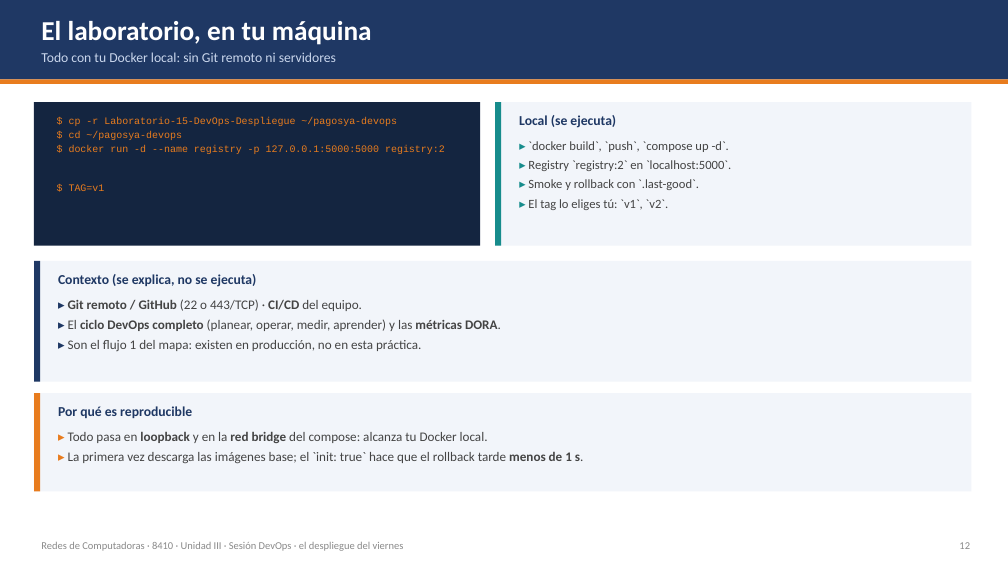
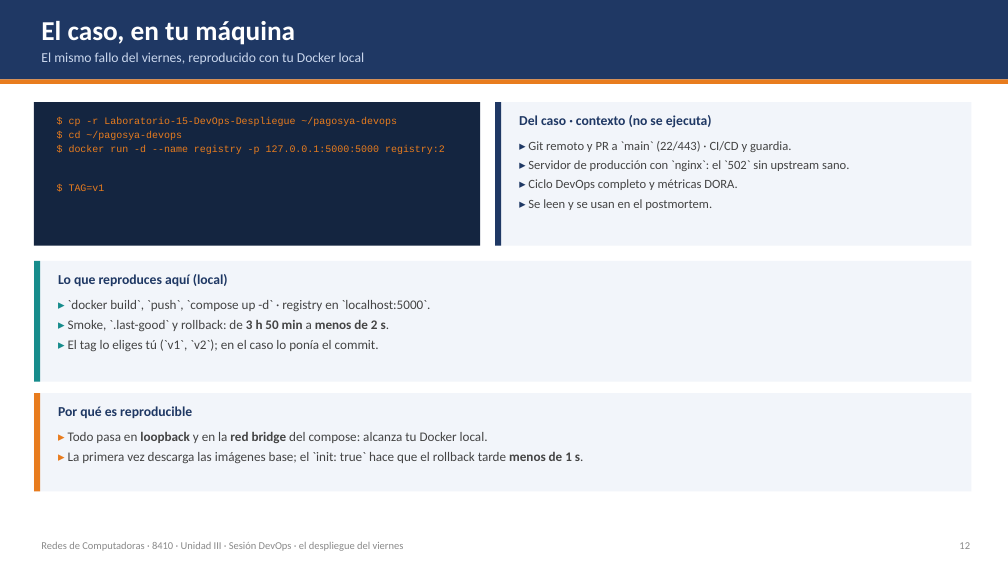
Before and after one commit to isacioutp/redes-de-computadoras-utp, a slide deck: slide 12 of Teoria-DevOps-Despliegue.pptx. Drawn at 1008x567 pixels with LibreOffice and Linux fonts; fonts in the diff are those of the drawing. Boxes give left, top, right and bottom in pixels: in the first picture for what was removed or moved away, otherwise in the second. Text is boxed around its words. In the diff, an @@ line names an element or a change of style, - is before the commit and + after.

```diff
--- a/Teoria-DevOps-Despliegue.pptx
+++ b/Teoria-DevOps-Despliegue.pptx
@@ text at (x1=41, y1=21, x2=295, y2=45): text changed @@
-El laboratorio, en tu máquina
+El caso, en tu máquina
@@ text at (x1=41, y1=52, x2=365, y2=64): text changed @@
-Todo con tu Docker local: sin Git remoto ni servidores
+El mismo fallo del viernes, reproducido con tu Docker local
@@ rectangle at (x1=495, y1=102, x2=501, y2=246): fill #178C8C to #1F3864 @@
@@ text at (x1=519, y1=115, x2=712, y2=128): text changed @@
-Local (se ejecuta)
+Del caso · contexto (no se ejecuta)
@@ text at (x1=528, y1=141, x2=849, y2=210): text changed @@
-▸ `docker build`, `push`, `compose up -d`.
-▸ Registry `registry:2` en `localhost:5000`.
-▸ Smoke y rollback con `.last-good`.
-▸ El tag lo eliges tú: `v1`, `v2`.
+▸ Git remoto y PR a `main` (22/443) · CI/CD y guardia.
+▸ Servidor de producción con `nginx`: el `502` sin upstream sano.
+▸ Ciclo DevOps completo y métricas DORA.
+▸ Se leen y se usan en el postmortem.
@@ rectangle at (x1=34, y1=261, x2=40, y2=382): fill #1F3864 to #178C8C @@
@@ text at (x1=58, y1=274, x2=228, y2=286): text changed @@
-Contexto (se explica, no se ejecuta)
+Lo que reproduces aquí (local)
@@ text at (x1=68, y1=300, x2=431, y2=351): text changed @@
-▸ Git remoto / GitHub (22 o 443/TCP) · CI/CD del equipo.
-▸ El ciclo DevOps completo (planear, operar, medir, aprender) y las métricas DORA.
-▸ Son el flujo 1 del mapa: existen en producción, no en esta práctica.
+▸ `docker build`, `push`, `compose up -d` · registry en `localhost:5000`.
+▸ Smoke, `.last-good` y rollback: de 3 h 50 min a menos de 2 s.
+▸ El tag lo eliges tú (`v1`, `v2`); en el caso lo ponía el commit.
```
Also in this commit, not shown: 3 other slides changed, 6 other files.
